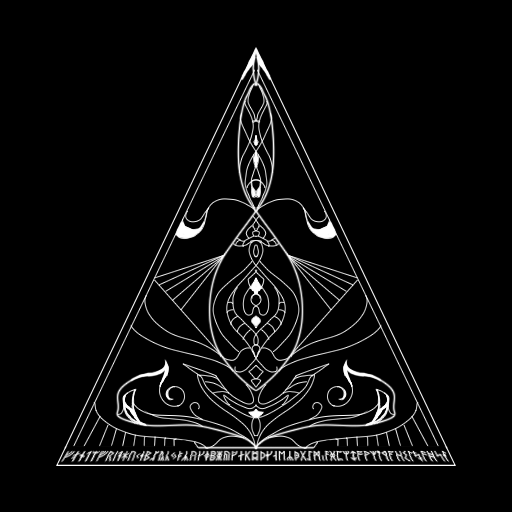
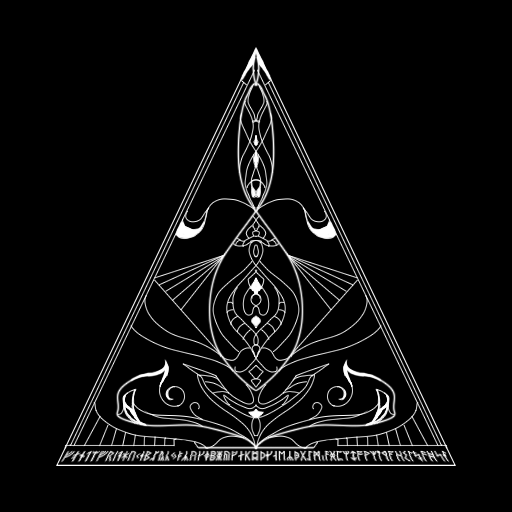
Before/after of a 512 x 512 layered artwork. What changed in the layer stack:
painted on "ᚠᚰᛀᛐᛠᚡᚱᛁᛑᛡᚢᚲᛂᛒᛢᚣᚳᛃᛓᛣᚤᚴᛄᛔᛤᚥᚵᛅᛕᛥᚦᚶᛆᛖᛦᚧᚷᛇᛗᛧᚨᚸᛈᛘᛨᚩᚹᛉᛙᛩᚪᚺᛊᛚᛪᚫᚻᛋᛛ" over bbox(64, 79, 448, 447)
